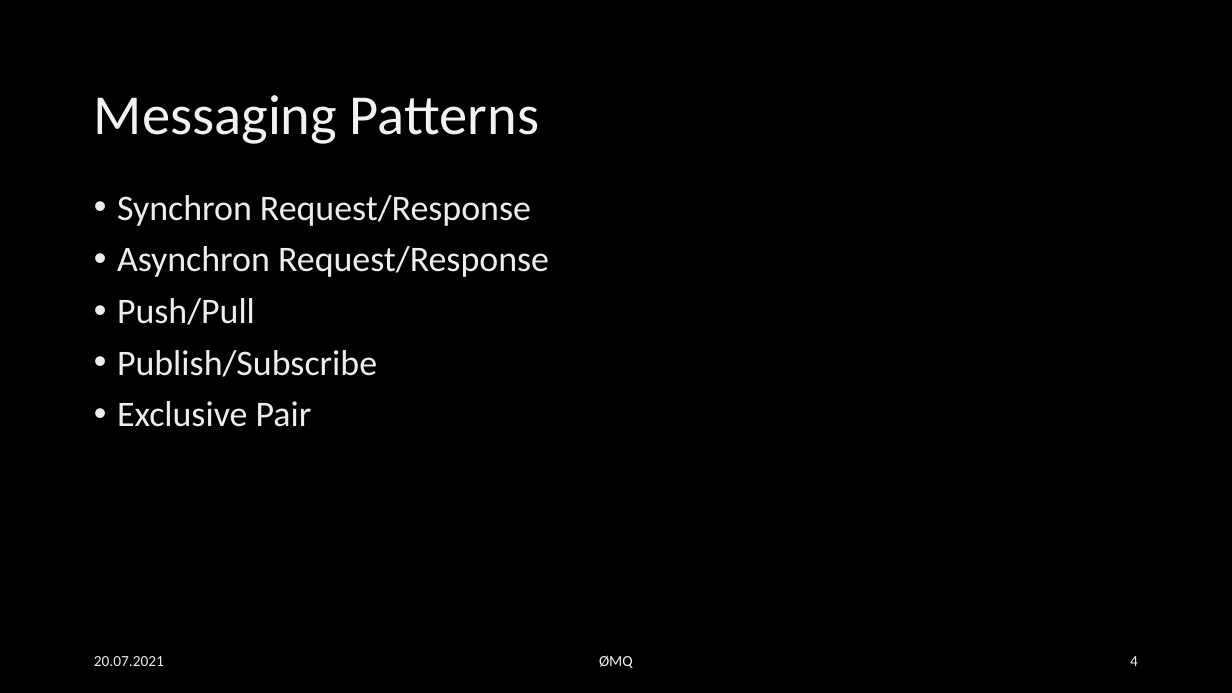
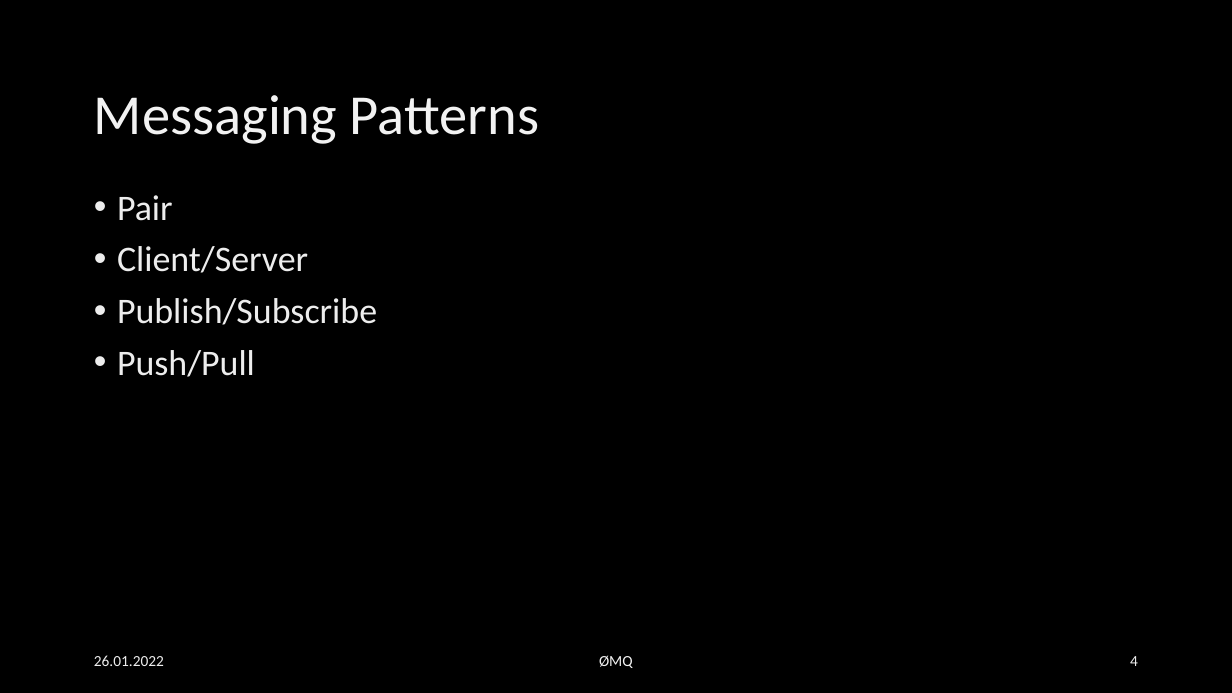
Before and after one commit to EsstBananeImEi/python_kurs, a slide deck: slide 4 of Materialien/Powerpoint/Einfuehrung in ZMQ.pptx. Drawn at 1232x693 pixels with LibreOffice and Linux fonts; fonts in the diff are those of the drawing; background and template pictures are left out. Boxes give left, top, right and bottom in pixels: in the first picture for what was removed or moved away, otherwise in the second. Text is boxed around its words. In the diff, an @@ line names an element or a change of style, - is before the commit and + after.

Commit message:
Design Patterns

```diff
--- a/Materialien/Powerpoint/Einfuehrung in ZMQ.pptx
+++ b/Materialien/Powerpoint/Einfuehrung in ZMQ.pptx
@@ text at (117, 195, 377, 325): text changed @@
-• Synchron Request/Response
-• Asynchron Request/Response
+• Pair
+• Client/Server
+• Publish/Subscribe
@@ text at (117, 350, 377, 427): paragraphs removed @@
-• Publish/Subscribe
-• Exclusive Pair
@@ text at (94, 655, 164, 666): text changed @@
-20.07.2021
+26.01.2022
```
Also in this commit, not shown: 5 other slides changed, 4 slides added, 1 slide removed, 23 other files.
